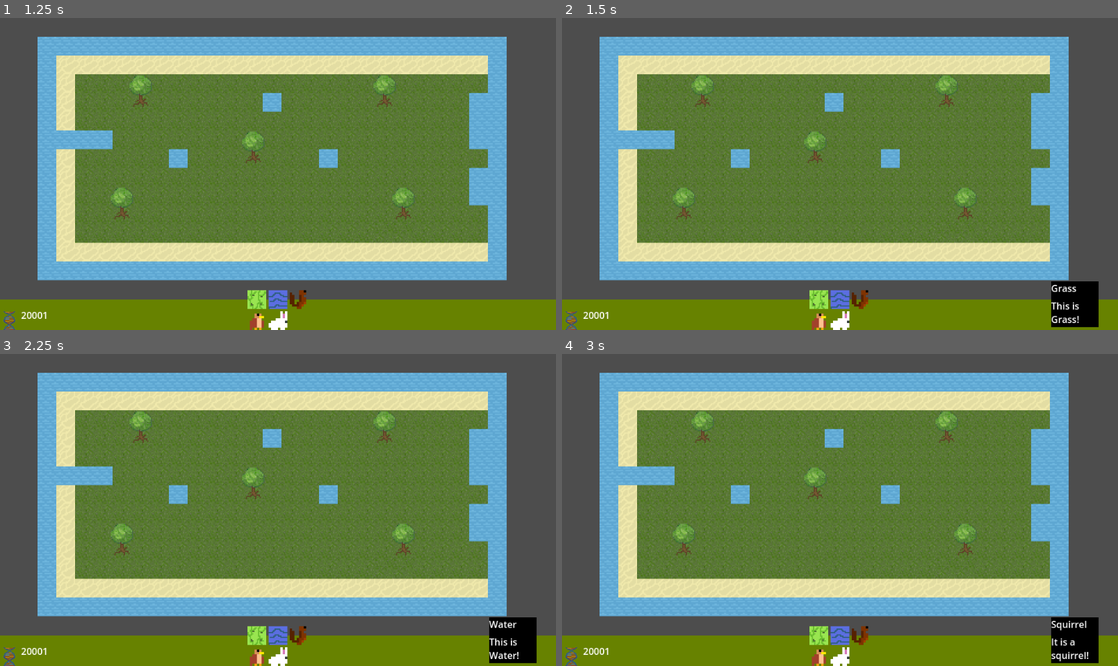
Above: before the commit, frames 1-4 (two rows, left to right).
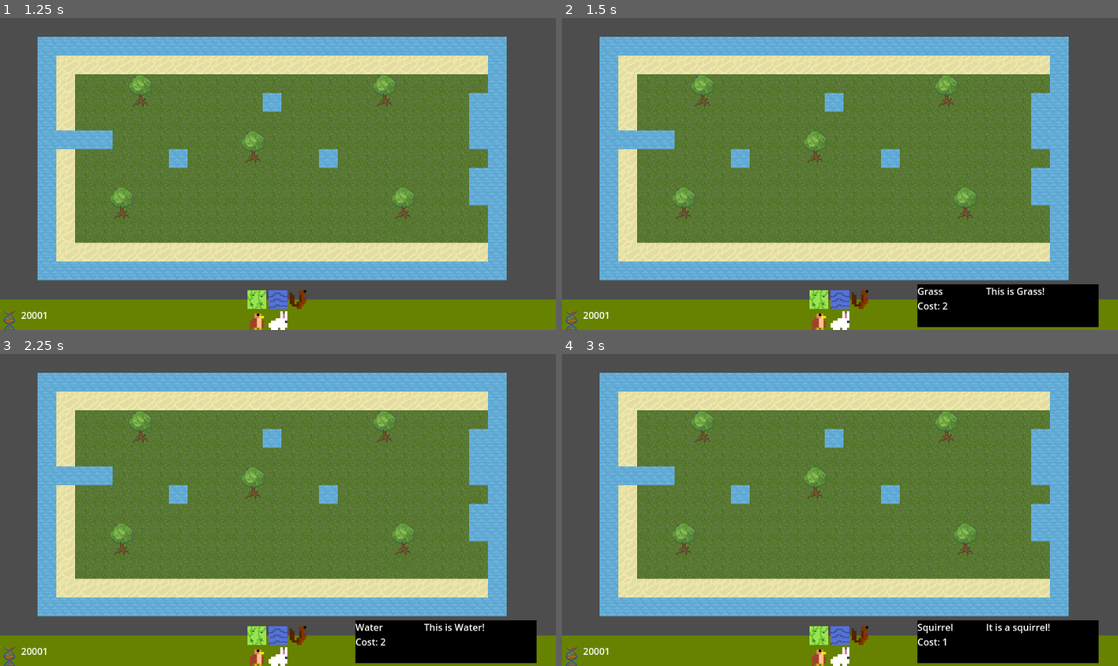
Above: after the commit, the same moments.

Repository: zliebowitz/ld56
Game: Godot game, scene res://Assets/Scripts/title_screen.tscn
Same seed, same stepped clock (60 frames per second), same inputs: the game is played once before the commit and once after it.
Inputs (mouse positions are in pixels of both pictures, inside the frame that each line leads up to):
- Up to frame 1 (1.25 s): tap Enter at 0.5 s; move the mouse to (400, 158) at 0.52 s; click (400, 158) at 0.6 s
- Up to frame 2 (1.5 s): tap Space at 1.25 s; move the mouse to (817, 298) at 1.27 s; click (817, 298) at 1.35 s
- Up to frame 3 (2.25 s): tap Enter at 2 s; move the mouse to (278, 634) at 2.02 s; click (278, 634) at 2.1 s
- Up to frame 4 (3 s): tap Space at 2.75 s; move the mouse to (862, 634) at 2.77 s; click (862, 634) at 2.85 s

Frame 1 is identical in both runs. In frame 2, 3.6% of the frame differs, in the area x 63-97%, y 84-100%; in frame 3, 3.6%; in frame 4, 3.6%.

Commit message:
adding cost

Diff:
--- a/Assets/Scripts/UI.gd
+++ b/Assets/Scripts/UI.gd
@@ -3,24 +3,46 @@
 @export var gridcontainer: GridContainer
 @export var tilemap: TileMapLayer
 
+var show_animal_info: bool = false
+var selected_name: String
+var selected_description: String
+var selected_animal_parent: Node
+
 func _ready() -> void:
 	pass
 
+func _process(delta):
+	if(show_animal_info && $Description.visible):
+		$Description/TileName.text = selected_name
+		$Description/TileDescription.text = selected_description
+		$Description/Cost.text = "Cost: " + str(AnimalDefinition.cost_from_name(selected_name, selected_animal_parent.get_child_count()))
+	elif(!show_animal_info && $Description.visible):
+		$Description/TileName.text = selected_name
+		$Description/TileDescription.text = selected_description
+		$Description/Cost.text = "Cost: " + str(TileDefinition.cost_from_name(selected_name))
+
 func _on_tile_map_layer_tile_selected() -> void:
 	pass # Replace with function body.
-
 
 func _on_ui_tile_selected(tilename: String, tile_id: int, description: String) -> void:
 	tilemap.select_tile(tile_id)
 	$Description/TileName.text = tilename
 	$Description/TileDescription.text = description
 	$Description.visible = true
+	selected_name = tilename
+	selected_description = description
+	show_animal_info = false
 
 func _on_animal_selected(animal_name: String, animal_resource: PackedScene, descriptor: String, animal_parent: Node) -> void:
 	tilemap.select_animal(animal_name, animal_resource, animal_parent)
 	$Description/TileName.text = animal_name
 	$Description/TileDescription.text = descriptor
+	$Description/Cost.text = "Cost: " + str(AnimalDefinition.cost_from_name(animal_name, animal_parent.get_child_count()))
 	$Description.visible = true
+	selected_name = animal_name
+	selected_description = descriptor
+	selected_animal_parent = animal_parent
+	show_animal_info = true
 
 
 func _on_tile_map_layer_tile_placed() -> void:
--- a/Assets/Scripts/animal_definitions.gd
+++ b/Assets/Scripts/animal_definitions.gd
@@ -1,4 +1,12 @@
 class_name AnimalDefinition
+
+enum {
+	ANIMAL_SQUIRREL = 0,
+	ANIMAL_HAWK = 1,
+	ANIMAL_FOX = 2,
+	ANIMAL_ALLIGATOR = 3,
+	ANIMAL_RABBIT = 4
+}
 
 static var name = {
 	0: "Squirrel",
--- a/Assets/Scripts/tile_definitions.gd
+++ b/Assets/Scripts/tile_definitions.gd
@@ -6,6 +6,8 @@
 	TILE_WATER = 2,
 	TILE_TREE = 3
 }
+
+static var tile_placed_count: int = 0;
 
 static var name = {
 	0: "Grass",
@@ -32,12 +34,12 @@
 	0: "Acorn"
 }
 
-static func cost_from_id(tile_id: int, tile_count:int) -> int:
+static func cost_from_id(tile_id: int) -> int:
 	var tile_name =  TileDefinition.name[tile_id]
-	return cost_from_name(tile_name, tile_count)
+	return cost_from_name(tile_name)
 
-static func cost_from_name(tile_name: String, tile_count:int) -> int:
+static func cost_from_name(tile_name: String) -> int:
 	var tile_base_cost = TileDefinition.base_cost[tile_name]
 	var tile_cost_scale = TileDefinition.cost_scale[tile_name]
-	var current_cost: int = tile_base_cost * pow(tile_cost_scale, tile_count)
+	var current_cost: int = tile_base_cost * pow(tile_cost_scale, tile_placed_count)
 	return current_cost
--- a/Assets/Scripts/tilemap.gd
+++ b/Assets/Scripts/tilemap.gd
@@ -12,7 +12,7 @@
 
 var is_placing_tile := false
 var selected_tile_id := -1
-var tile_placed_count: int = 0;
+
 
 var is_placing_animal := false
 var animal_name: String
@@ -42,7 +42,7 @@
 			return
 		if is_placing_tile:
 			# Determine cost of tiles and make sure have enough DNA
-			var current_cost: int = TileDefinition.cost_from_id(selected_tile_id, tile_placed_count)
+			var current_cost: int = TileDefinition.cost_from_id(selected_tile_id)
 			if current_cost > main.dna:
 				return
 			# Don't place tile on same type of tile.
@@ -54,7 +54,7 @@
 			selected_tile_id = -1
 			tile_placed.emit()
 			main._on_gain_dna(-current_cost)
-			tile_placed_count += 1
+			TileDefinition.tile_placed_count += 1
 		elif is_placing_animal:
 			var animal: Animal = animal_resource.instantiate()
 			var current_cost: int = AnimalDefinition.cost_from_name(animal_name, animal_parent.get_child_count())
--- a/tilemap.tscn
+++ b/tilemap.tscn
@@ -225,8 +225,8 @@
 
 [node name="Description" type="ColorRect" parent="CanvasLayer"]
 visible = false
-offset_left = 834.0
-offset_top = 450.0
+offset_left = 606.0
+offset_top = 455.0
 offset_right = 915.0
 offset_bottom = 528.0
 mouse_filter = 2
@@ -237,11 +237,25 @@
 offset_right = 80.0
 offset_bottom = 24.0
 
+[node name="Cost" type="RichTextLabel" parent="CanvasLayer/Description"]
+layout_mode = 1
+anchors_preset = 4
+anchor_top = 0.5
+anchor_bottom = 0.5
+offset_top = -12.0
+offset_right = 80.0
+offset_bottom = 12.0
+grow_vertical = 2
+
 [node name="TileDescription" type="RichTextLabel" parent="CanvasLayer/Description"]
-layout_mode = 0
-offset_top = 30.0
-offset_right = 80.0
-offset_bottom = 79.0
+layout_mode = 1
+anchors_preset = 11
+anchor_left = 1.0
+anchor_right = 1.0
+anchor_bottom = 1.0
+offset_left = -192.0
+grow_horizontal = 0
+grow_vertical = 2
 
 [node name="Currency" type="HBoxContainer" parent="CanvasLayer"]
 custom_minimum_size = Vector2(100, 50)
